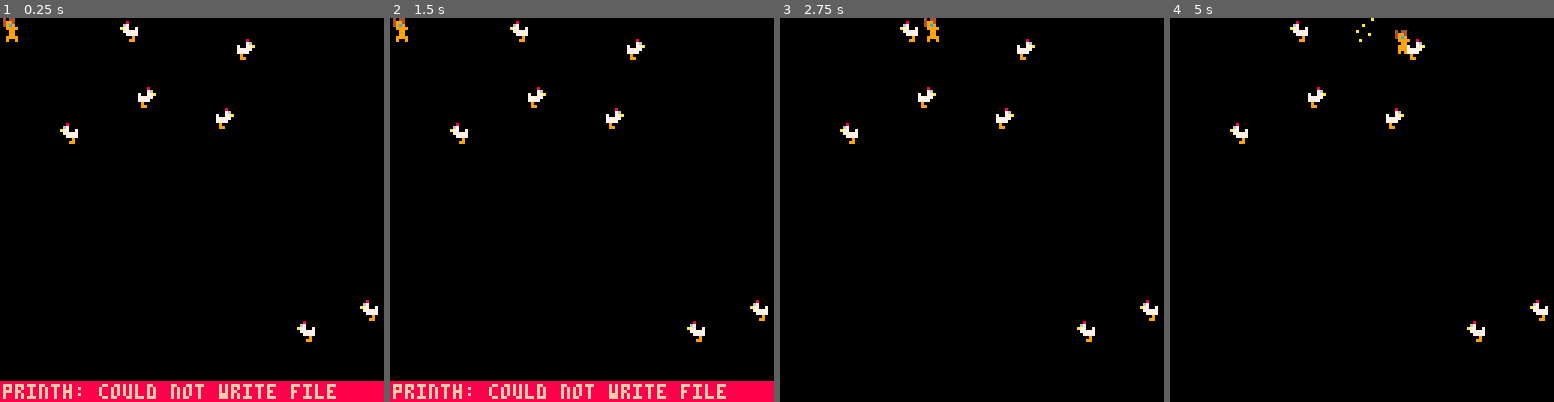
Above: before the commit, frames 1-4 (left to right).
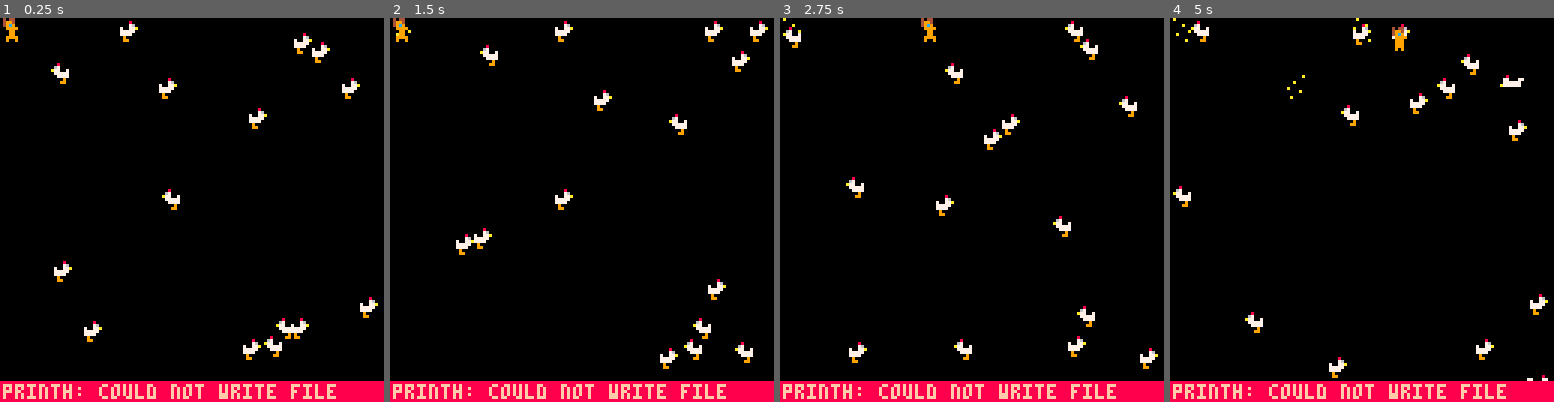
Above: after the commit, the same moments.

Repository: laurent-indermuehle/pico8-dreamfox
Game: PICO-8 cartridge cart.p8
Two runs of this game, one before a commit and one after it. Both use one fixed random seed, a clock stepped at 60 frames per second and the inputs below.
Inputs:
- Up to frame 1 (0.25 s): no input
- Up to frame 2 (1.5 s): tap X (X key) at 0.33, 1.07 s
- Up to frame 3 (2.75 s): hold Right 1.6-2.1 s; tap X (X key) at 1.85 s; hold Up 2.15-2.42 s; hold Right from 2.47 s (still down)
- Up to frame 4 (5 s): tap X (X key) at 2.97, 4.08 s; release Right at 3.03 s; hold Left 3.08-3.58 s; hold Down 3.63-3.97 s; hold Right 4.02-4.68 s; hold Up from 4.73 s (still down)

The runs differ from the first frame. In frame 1, 2.3% of the frame differs, in the area x 13-99%, y 0-90%; in frame 2, 2.5%; in frame 3, 8.2%, in the area x 0-100%, y 0-100%; in frame 4, 8.0%.

Commit message:
Let chicken move

Diff:
--- a/cart.p8
+++ b/cart.p8
@@ -8,10 +8,10 @@
 
 __gfx__
 040440000404400000000000000000000a0000000000000000000000000000000000000000000000000000000000000000000000000000000000000000000000
-04994000049940000008000000000000000000000000000000000000000000000000000000000000000000000000000000000000000000000000000000000000
-049c9000049c900000670000000000000000a0000000000000000000000000000000000000000000000000000000000000000000000000000000000000000000
-00999900009999000a77007000000000000000000000000000000000000000000000000000000000000000000000000000000000000000000000000000000000
-00099000000990000077777000800000000000a00000000000000000000000000000000000000000000000000000000000000000000000000000000000000000
-0009900000999000000777700770007700a000000000000000000000000000000000000000000000000000000000000000000000000000000000000000000000
-00999900009990000000090007777770000000000000000000000000000000000000000000000000000000000000000000000000000000000000000000000000
-009009000090900000009900a777777000000a000000000000000000000000000000000000000000000000000000000000000000000000000000000000000000
+04994000049940000000800000000000000000000000000000000000000000000000000000000000000000000000000000000000000000000000000000000000
+049c9000049c900000007600000000000000a0000000000000000000000000000000000000000000000000000000000000000000000000000000000000000000
+0099990000999900070077a000000000000000000000000000000000000000000000000000000000000000000000000000000000000000000000000000000000
+00099000000990000777770000000800000000a00000000000000000000000000000000000000000000000000000000000000000000000000000000000000000
+0009900000999000077770007700077000a000000000000000000000000000000000000000000000000000000000000000000000000000000000000000000000
+00999900009990000090000007777770000000000000000000000000000000000000000000000000000000000000000000000000000000000000000000000000
+0090090000909000009900000777777a00000a000000000000000000000000000000000000000000000000000000000000000000000000000000000000000000
--- a/enemy.lua
+++ b/enemy.lua
@@ -5,11 +5,49 @@
     x = rnd(120),
     y = rnd(120),
     sprite = 2,
-    flipx = rnd({true, false}),
+    sprite_1 = 2,
+    sprite_2 = 2,
+    flip_x = false,
+    move_count = 0,
+    speed = rnd(7),
+    direction = flr(rnd(4)),
+    dir_change_timer = 0,
+    -- Change direction every 15-45 frames
+    dir_change_delay = flr(rnd(30)) + 15,
     next_asleep = next_time_asleep(),
+    colli_word = true,
     draw = function(_ENV)
-      spr(sprite, x, y, 1, 1, flipx)
+      spr(sprite, x, y, 1, 1, flip_x)
     end,
+
+    update = function(self)
+      self.next_asleep -= 1
+      if self.next_asleep <= 0 then
+        sleep(self)
+      else
+        self.dir_change_timer += 1
+
+        -- Check if it's time to change direction
+        if self.dir_change_timer >= self.dir_change_delay then
+          self.speed = rnd(7)
+          self.direction = flr(rnd(4))
+          self.dir_change_timer = 0
+          self.dir_change_delay = flr(rnd(30)) + 15
+        end
+
+        -- Apply the current direction's movement
+        if self.direction == 0 then
+          move_left(self)
+        elseif self.direction == 1 then
+          move_right(self)
+        elseif self.direction == 2 then
+          move_up(self)
+        elseif self.direction == 3 then
+          move_down(self)
+        end
+      end
+    end,
+
   }
 
   return enemy
--- a/main.lua
+++ b/main.lua
@@ -4,10 +4,10 @@
 	--config
 	w = 128
 	h = 128
-	enemies_count = 7
+	enemies_count = 15
 	enemy_min_before_asleep = 100
 	enemy_max_before_asleep = 2000
-	drop_food_min_interv = 180
+	drop_food_min_interv = 60
 	foods={}
 
 	enemies = {}
@@ -23,22 +23,21 @@
 	player:update()
 
 	for enemy in all(enemies) do
-		enemy.next_asleep -= 1
-		if enemy.next_asleep <= 0 then
-			sleep(enemy)
-		end
+		enemy:update()
 	end
 end
 
 function _draw()
 	cls()
-	player:draw()
+	for food in all(foods) do
+		--      spr,      x,       y,    width,  height,  flip x,  flip y
+		spr(food[1], food[2], food[3], food[4], food[5], food[6], food[7])
+	end
+
 	for enemy in all(enemies) do
 		enemy:draw()
 	end
 
-	for food in all(foods) do
-		--      spr,      x,       y,    width,  height,  flip x,  flip y
-		spr(food[1], food[2], food[3], food[4], food[5], food[6], food[7])
-	end
+	player:draw()
+
 end
--- a/player.lua
+++ b/player.lua
@@ -1,23 +1,54 @@
 player={
-  x=0,
-  y=0,
-  sprit=0,
-  flipx=false,
-  flipy=false,
-  colli=true,
-  colliword=true,
-  last_drop_food=0,
+  x = 0,
+  y = 0,
+  sprie = 0,
+  sprite_1 = 0,
+  sprite_2 = 1,
+  sprite_threshold = 10,
+  flip_x = false,
+  speed = 10,
+  colli = true,
+  colli_word = true,
+  last_drop_food = 0,
+  move_count = 0,
 
   update=function(self)
-    self.last_drop_food+=1
+    self.last_drop_food += 1
 
-    move(self)
+    if (btn(0)) then
+      self.move_count += 1
+      move_left(self)
+    end
+
+    if (btn(1)) then
+      self.move_count += 1
+      move_right(self)
+    end
+
+    if (btn(2)) then
+      self.move_count += 1
+      move_up(self)
+    end
+
+    if (btn(3)) then
+      self.move_count += 1
+      move_down(self)
+    end
+
+    if self.move_count > self.sprite_threshold then
+      self.move_count = 0
+      if self.sprite == self.sprite_1 then
+        self.sprite = self.sprite_2
+      else
+        self.sprite = self.sprite_1
+      end
+    end
 
     if self.last_drop_food < drop_food_min_interv then
       return
     end
 
-    log("Food ready")
+    -- log("Food ready")
 
     -- button X
     if (btn(5)) then
@@ -28,7 +59,7 @@
   end,
 
   draw=function(self)
-    spr(self.sprit, self.x, self.y)
+    spr(self.sprite, self.x, self.y, 1, 1, self.flip_x)
   end,
 
   drop_food=function(self)
--- a/utils.lua
+++ b/utils.lua
@@ -2,59 +2,45 @@
 	printh(text, "office/log", false)
 end
 
-function move(o)
 
-	local lastx = o.x
-	local lasty = o.y
-
-  -- up
-  if (btn(2)) then
-    o.y-=1
-    o.flipy = false
-    o.sprit = 1
-    if collision(o) then
-      o.y = lasty
-    end
-  end
-
-  -- down
-  if (btn(3)) then
-    o.y+=1
-    o.flipy = true
-    o.sprit = 1
-    if collision(o) then
-      o.y = lasty
-    end
-  end
-
-  -- left
-  if (btn(0)) then
-    o.x-=1
-    o.flipx = true
-    o.flipy = false
-    o.sprit = 0
-    if collision(o) then
-      o.x = lastx
-    end
-  end
-
-  -- right
-  if (btn(1)) then
-    o.x+=1
-    o.flipx = false
-    o.flipy = false
-    o.sprit = 0
-    if collision(o) then
-      o.x = lastx
-    end
+function move_left(o, speed)
+  local last_x = o.x
+  o.x -= 0.1 * o.speed
+  o.flip_x = true
+  if collision(o) then
+    o.x = last_x
   end
 end
 
+function move_right(o, speed)
+	local last_x = o.x
+  o.x += 0.1 * o.speed
+  o.flip_x = false
+  if collision(o) then
+    o.x = last_x
+  end
+end
+
+function move_up(o, speed)
+	local last_y = o.y
+  o.y -= 0.1 * o.speed
+  if collision(o) then
+    o.y = last_y
+  end
+end
+
+function move_down(o, speed)
+  local last_y = o.y
+  o.y += 0.1 * o.speed
+  if collision(o) then
+    o.y = last_y
+  end
+end
 
 function collision(o)
 
 	local colli = false
-	local colliworld = false
+	local colli_world = false
 
   if (o.colli) then
 	  local x1=o.x/8
@@ -71,8 +57,8 @@
   end
 
   -- collision with world
-  if (o.colliword) then
-    colliword=(
+  if (o.colli_word) then
+    colli_word=(
       o.x<0 or
       o.x+8>w or
       o.y<0 or
@@ -80,5 +66,5 @@
     )
   end
 
-  return colli or colliword
+  return colli or colli_word
 end
